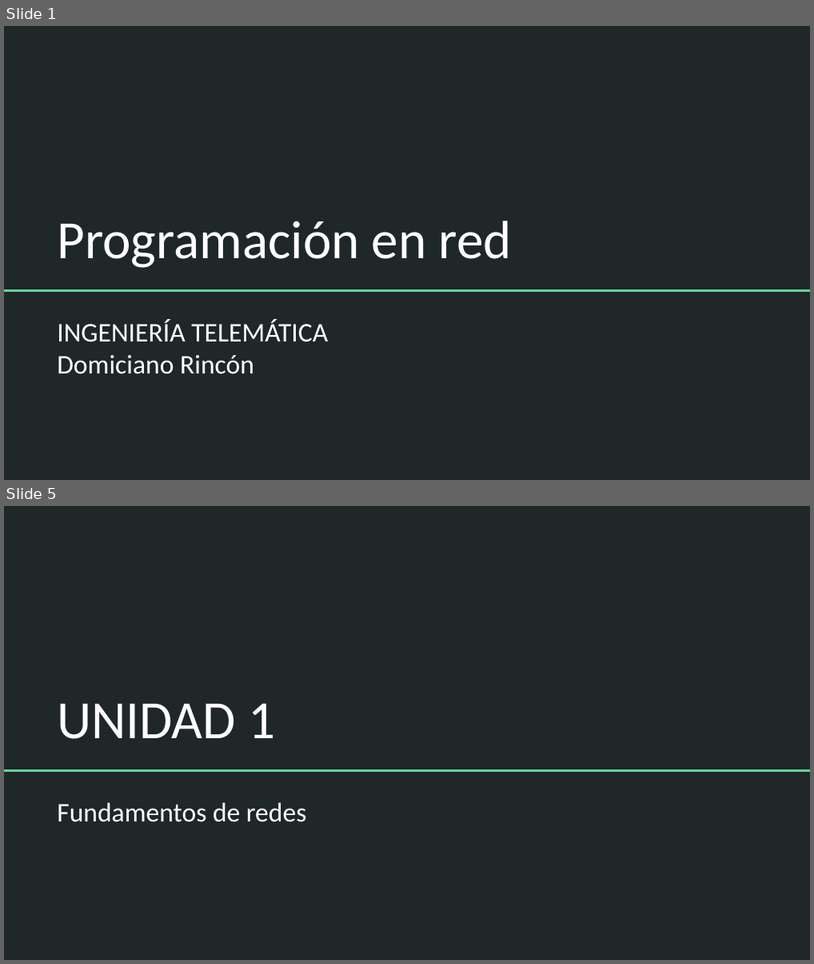
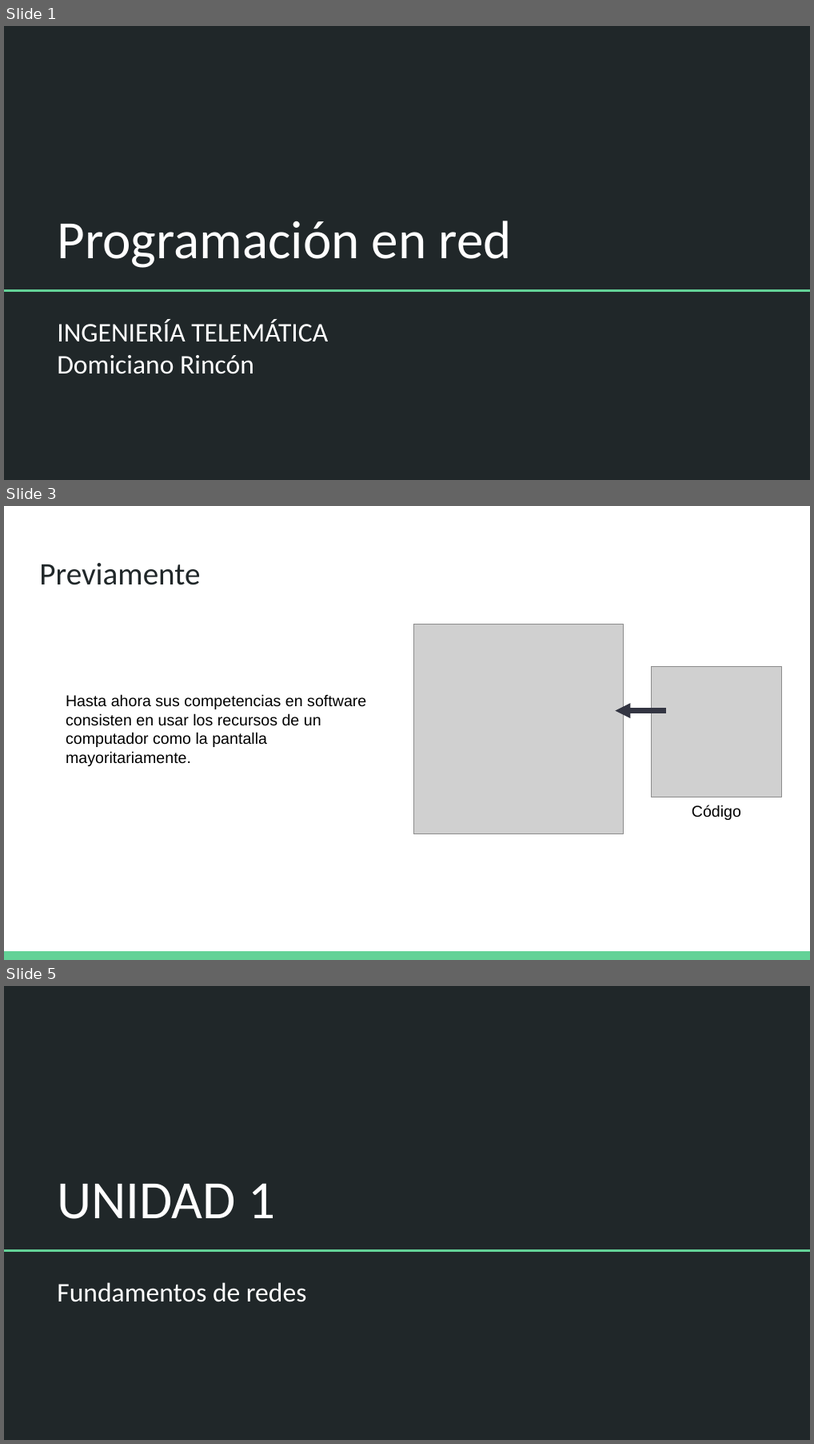
Before and after one commit to Domiciano/ProgramRed192, a slide deck: Clase1/Programa 192.pptx. Shown one above the other, each under a label of ours: slides 1 and 5 before the commit, slides 1, 3 and 5 after it; the slides between them are not shown. The pictures are 814x964 and 814x1444 pixels, drawn with LibreOffice and Linux fonts; fonts in the diff are those of the drawing; grey boxes stand for pictures. Boxes give left, top, right and bottom in pixels: in the first picture for what was removed or moved away, otherwise in the second. Text is boxed around its words. In the diff, an @@ line names an element or a change of style, - is before the commit and + after.

```diff
--- a/Clase1/Programa 192.pptx
+++ b/Clase1/Programa 192.pptx
@@ slide 3 added at (x1=4, y1=506, x2=810, y2=960), background #FFFFFF @@
@@ title added at (x1=39, y1=563, x2=200, y2=585), 28 pt, text #202729 @@
+Previamente
@@ picture added at (x1=414, y1=624, x2=623, y2=834) @@
@@ picture added at (x1=651, y1=667, x2=782, y2=797) @@
@@ text added at (x1=66, y1=694, x2=366, y2=766), 14 pt, text #000000 @@
+Hasta ahora sus competencias en software consisten en usar los recursos de un computador como la pantalla mayoritariamente.
@@ arrow added from (666, 711) to (615, 711), #333643 4.5 pt @@
@@ text added at (x1=692, y1=804, x2=742, y2=820), 14 pt, text #000000 @@
+Código
@@ rectangle added at (x1=4, y1=951, x2=810, y2=960), fill #63D297 @@
```
Also in this commit, not shown: 2 slides changed, 12 other slides added, 14 slides removed, 1 other file.
